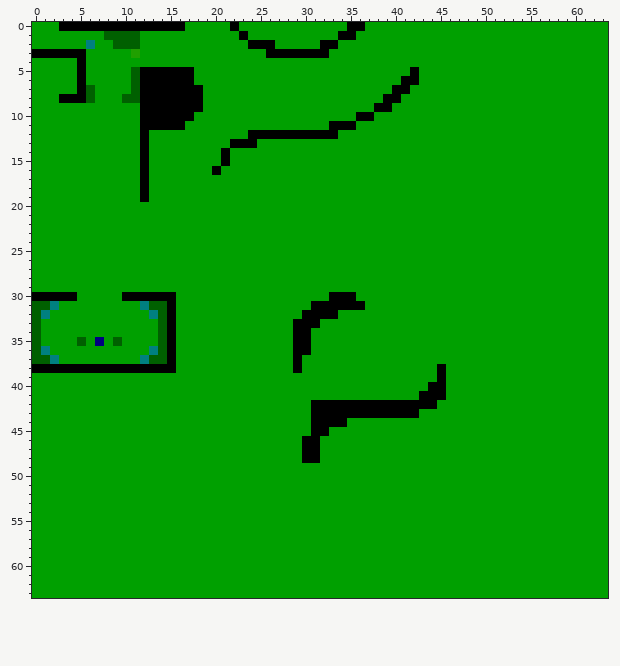
Pixel-art sprite, stored at Game++ Tile/res/map.png. This is how it looked before the edit.
The file is 64x64 pixels.
The same view after the edit:
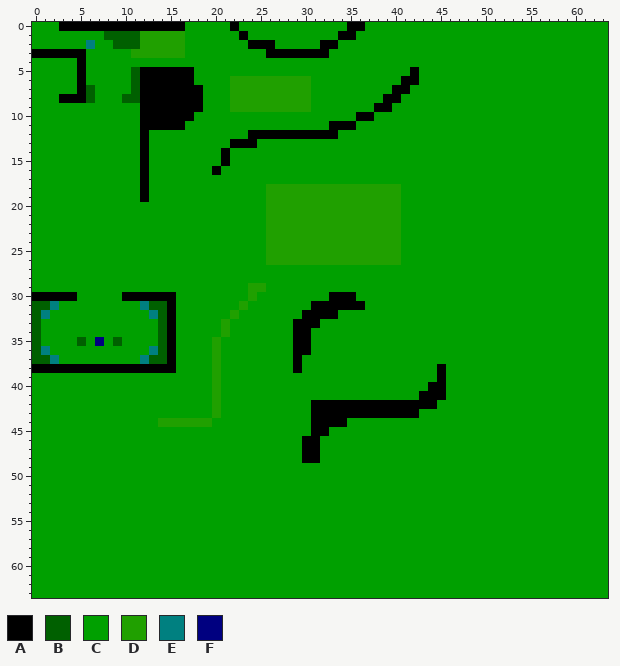
Palette (. is transparent): A #000000  B #006000  C #00a000  D #20a000  E #008080  F #000080
Changes in this commit:
y 1..3: x 12..16 CCCCC -> DDDDD
y 6..9: x 22..30 CCCCCCCCC -> DDDDDDDDD
y 18..26: x 26..40 CCCCCCCCCCCCCCC -> DDDDDDDDDDDDDDD
y 29: x 24..25 CC -> DD
y 30: x 24 C -> D
y 31: x 23 C -> D
y 32: x 22 C -> D
y 33..34: x 21 C -> D
y 35..43: x 20 C -> D
y 44: x 14..19 CCCCCC -> DDDDDD
